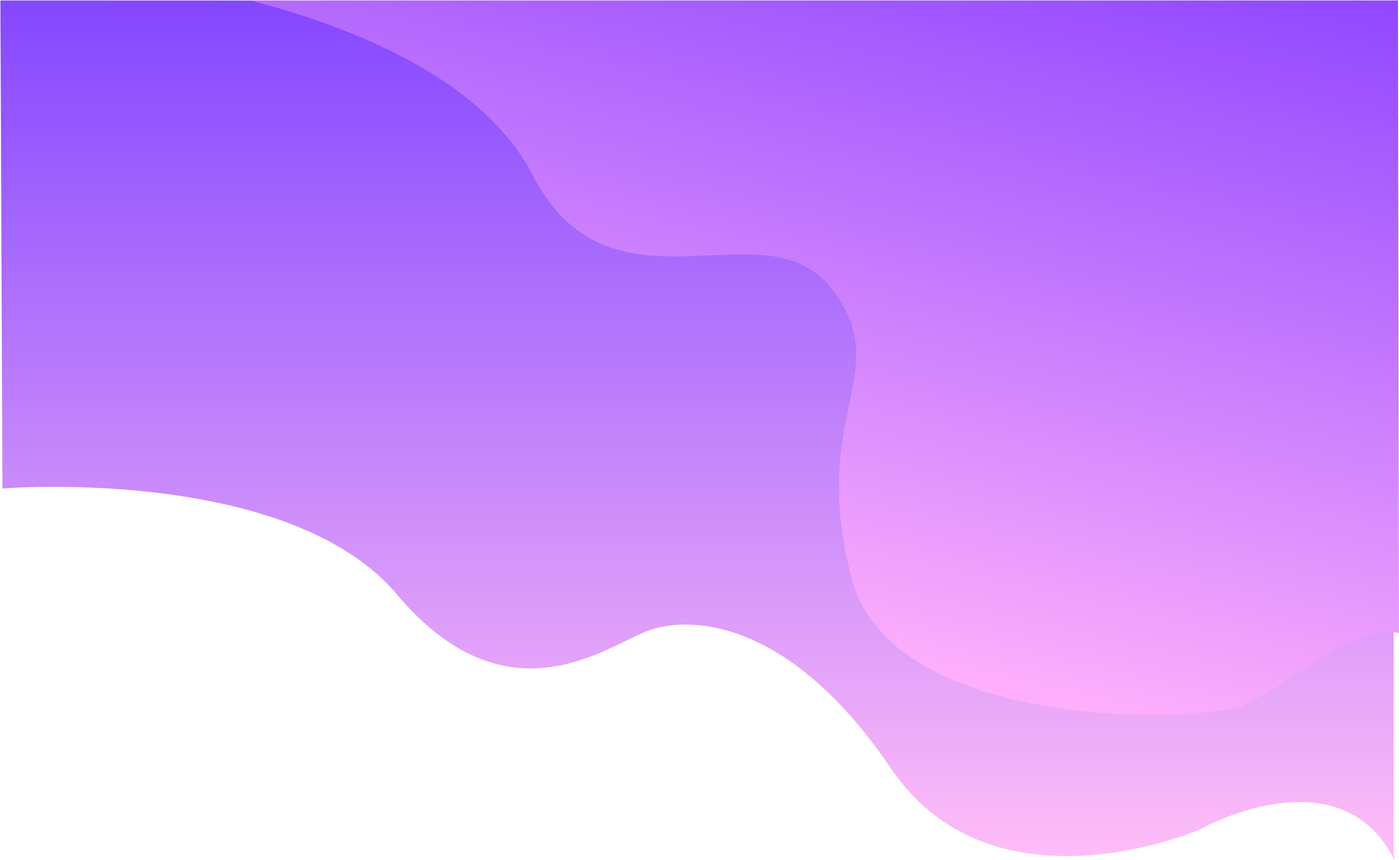
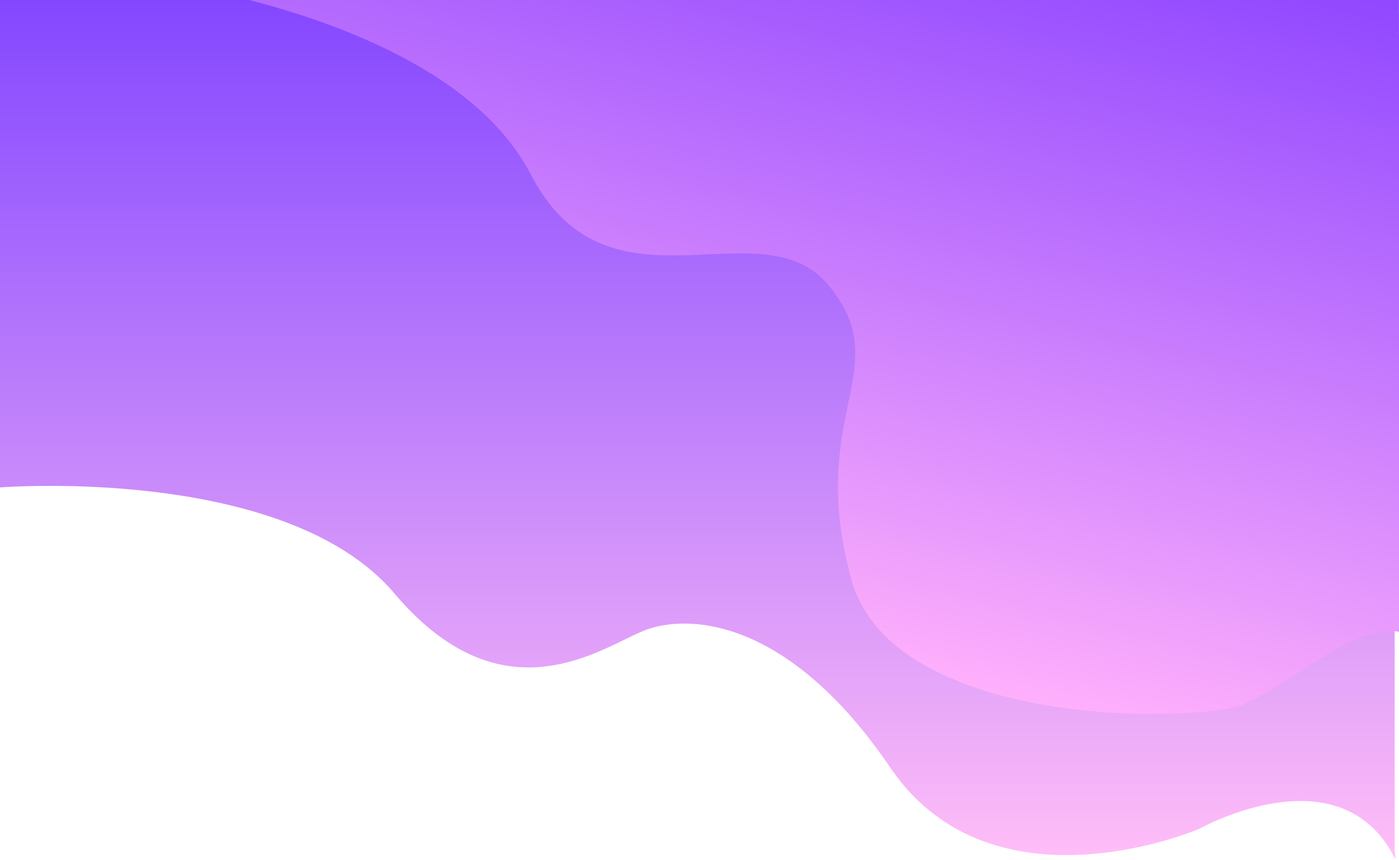
Two versions of the same layered image (1399 × 860). Layer-by-layer changes:
painted on "Group 27" over [0, 0, 1399, 860]
